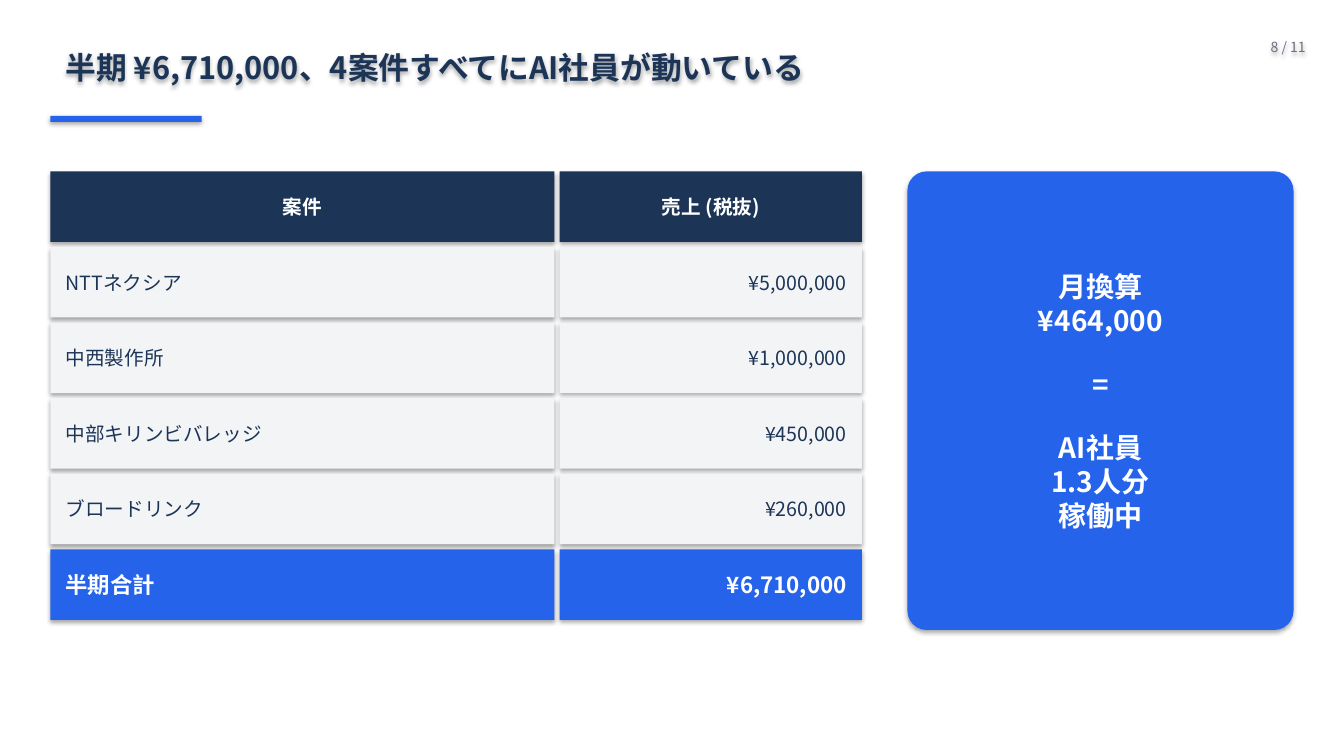
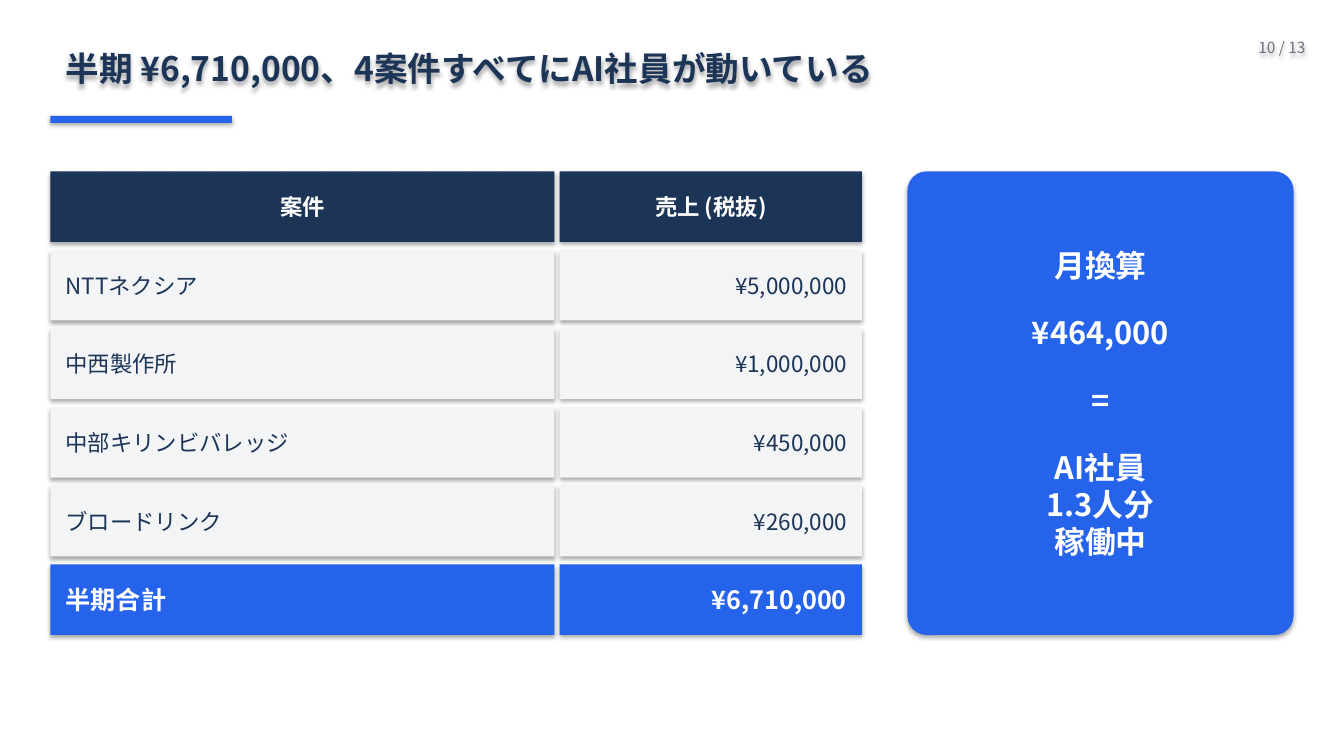
Before and after one commit to Ryunosuke-Okawa/Ryunosuke-n1, a slide deck: slide 10 of strategy/AI社員5人_発表_20260426.pptx (slide 8 before the commit). Drawn at 1344x756 pixels with LibreOffice and Linux fonts; fonts in the diff are those of the drawing. Boxes give left, top, right and bottom in pixels: in the first picture for what was removed or moved away, otherwise in the second. Text is boxed around its words. In the diff, an @@ line names an element or a change of style, - is before the commit and + after.

```diff
--- a/strategy/AI社員5人_発表_20260426.pptx
+++ b/strategy/AI社員5人_発表_20260426.pptx
@@ text "半期 ¥6,710,000、4案件すべてにAI社員が動いている" at (x1=65, y1=47, x2=872, y2=91): size 22 to 24 pt @@
@@ text at (x1=1258, y1=41, x2=1305, y2=53): text changed; size 10 to 11 pt @@
-8 / 11
+10 / 13
@@ rectangle resized from (x1=50, y1=116, x2=202, y2=122) to (x1=50, y1=116, x2=232, y2=123) @@
@@ rounded rectangle "月換算" resized from (x1=907, y1=171, x2=1294, y2=630) to (x1=907, y1=171, x2=1294, y2=635) @@
@@ rounded rectangle "月換算" at (x1=907, y1=171, x2=1294, y2=635): size 20 to 22 pt @@
@@ rectangle "中西製作所" moved from (x1=50, y1=323, x2=555, y2=393) to (x1=50, y1=329, x2=555, y2=399) @@
@@ rectangle "¥1,000,000" moved from (x1=560, y1=323, x2=862, y2=393) to (x1=560, y1=329, x2=862, y2=399) @@
@@ size 14 to 16 pt in 10 elements at (x1=50, y1=171, x2=555, y2=242), (x1=560, y1=171, x2=862, y2=242), (x1=50, y1=250, x2=555, y2=321), (x1=560, y1=250, x2=862, y2=321), (x1=50, y1=329, x2=555, y2=399), (x1=560, y1=329, x2=862, y2=399), (x1=50, y1=407, x2=555, y2=478), (x1=560, y1=407, x2=862, y2=478), (x1=50, y1=486, x2=555, y2=557), (x1=560, y1=486, x2=862, y2=557) @@
@@ 4 rectangles moved together from (x1=50, y1=398, x2=862, y2=544) to (x1=50, y1=407, x2=862, y2=557) @@
@@ rectangle "半期合計" moved from (x1=50, y1=549, x2=555, y2=620) to (x1=50, y1=565, x2=555, y2=635) @@
@@ rectangle "半期合計" at (x1=50, y1=565, x2=555, y2=635): size 16 to 18 pt @@
@@ rectangle "¥6,710,000" moved from (x1=560, y1=549, x2=862, y2=620) to (x1=560, y1=565, x2=862, y2=635) @@
@@ rectangle "¥6,710,000" at (x1=560, y1=565, x2=862, y2=635): size 16 to 18 pt @@
```
Also in this commit, not shown: 8 other slides changed, 4 slides added, 2 slides removed, 1 other file.
